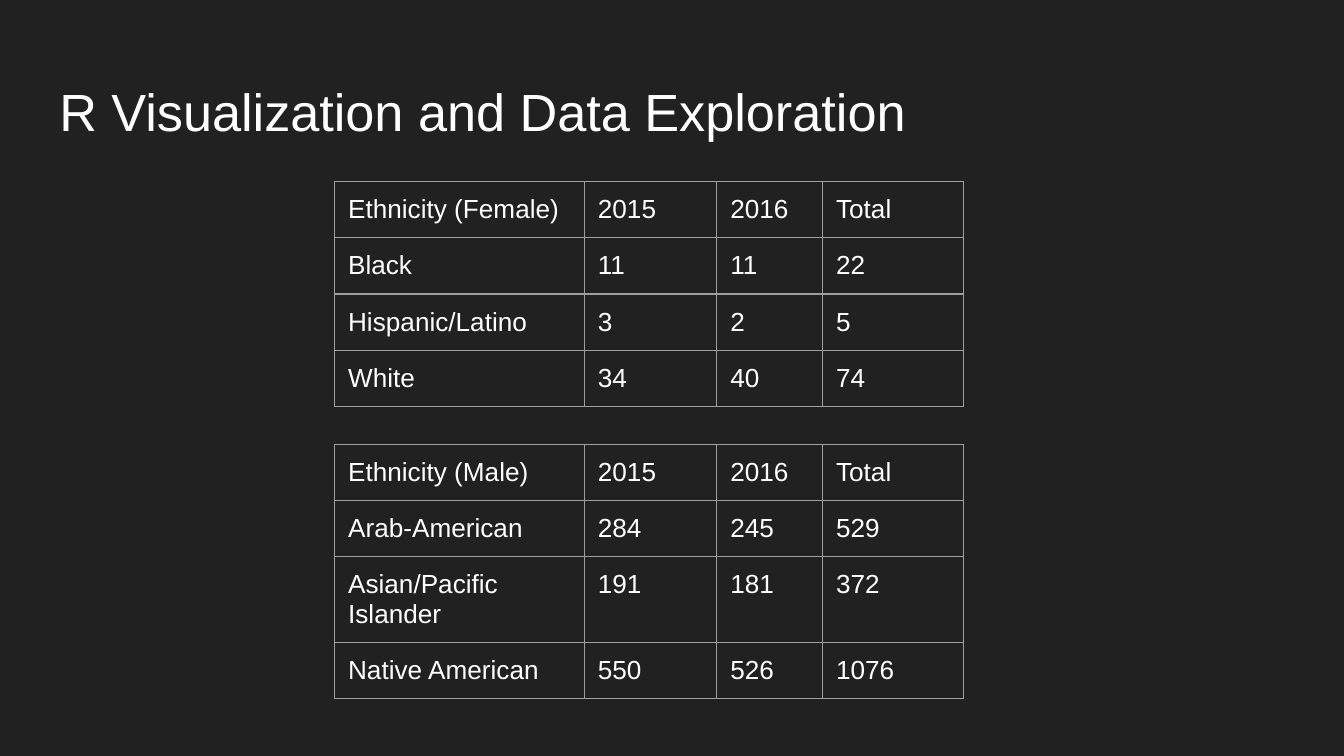
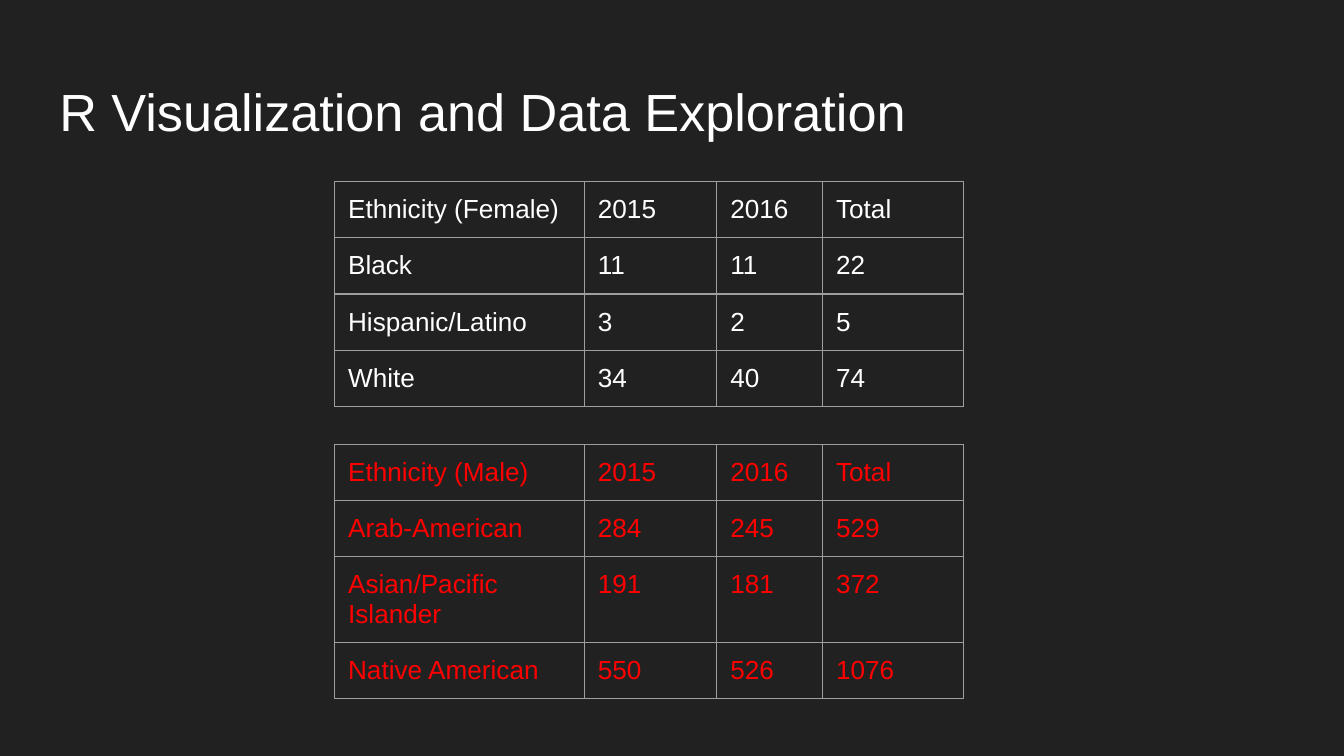
Before and after one commit to nycdatasci/online_bootcamp_project, a slide deck: slide 7 of Project1-ExploreVis/JohnEromeUtunedi/Project 1 Presentation.pptx. Drawn at 1344x756 pixels with LibreOffice and Linux fonts; fonts in the diff are those of the drawing. Boxes give left, top, right and bottom in pixels: in the first picture for what was removed or moved away, otherwise in the second. Text is boxed around its words. In the diff, an @@ line names an element or a change of style, - is before the commit and + after.

```diff
--- a/Project1-ExploreVis/JohnEromeUtunedi/Project 1 Presentation.pptx
+++ b/Project1-ExploreVis/JohnEromeUtunedi/Project 1 Presentation.pptx
@@ table at bbox=[335, 445, 965, 756] @@
@@ text colour #FFFFFF to #FF0000 @@
```
Also in this commit, not shown: 3 other slides changed.
